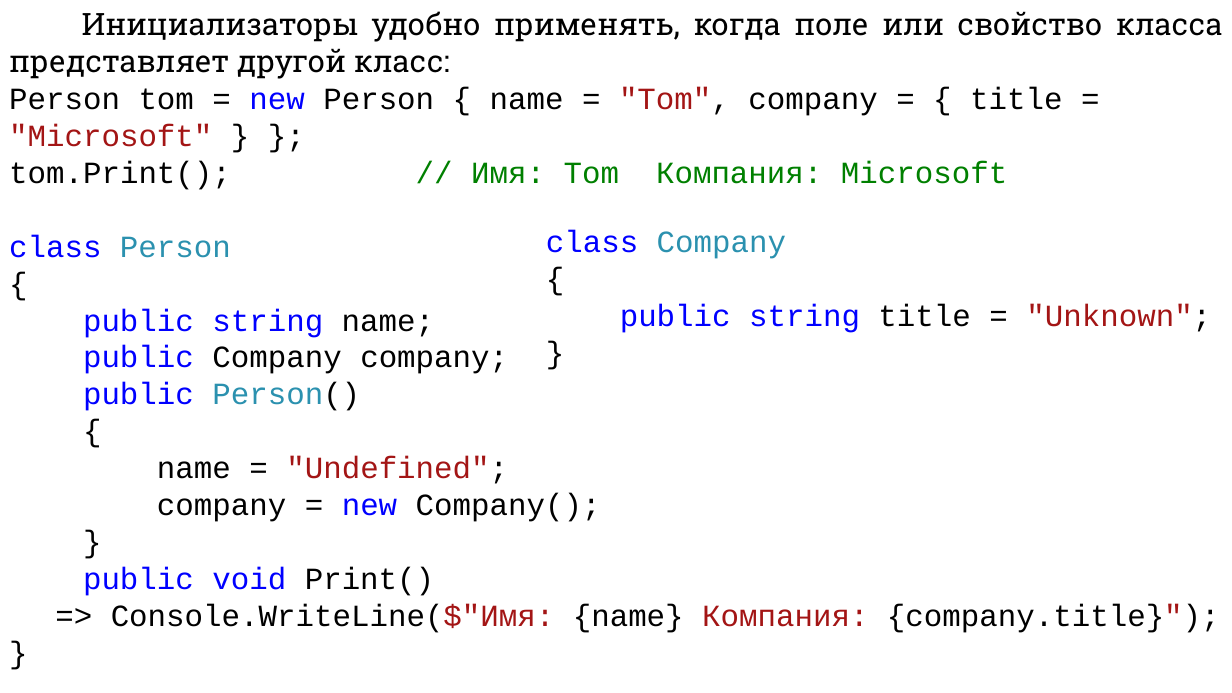
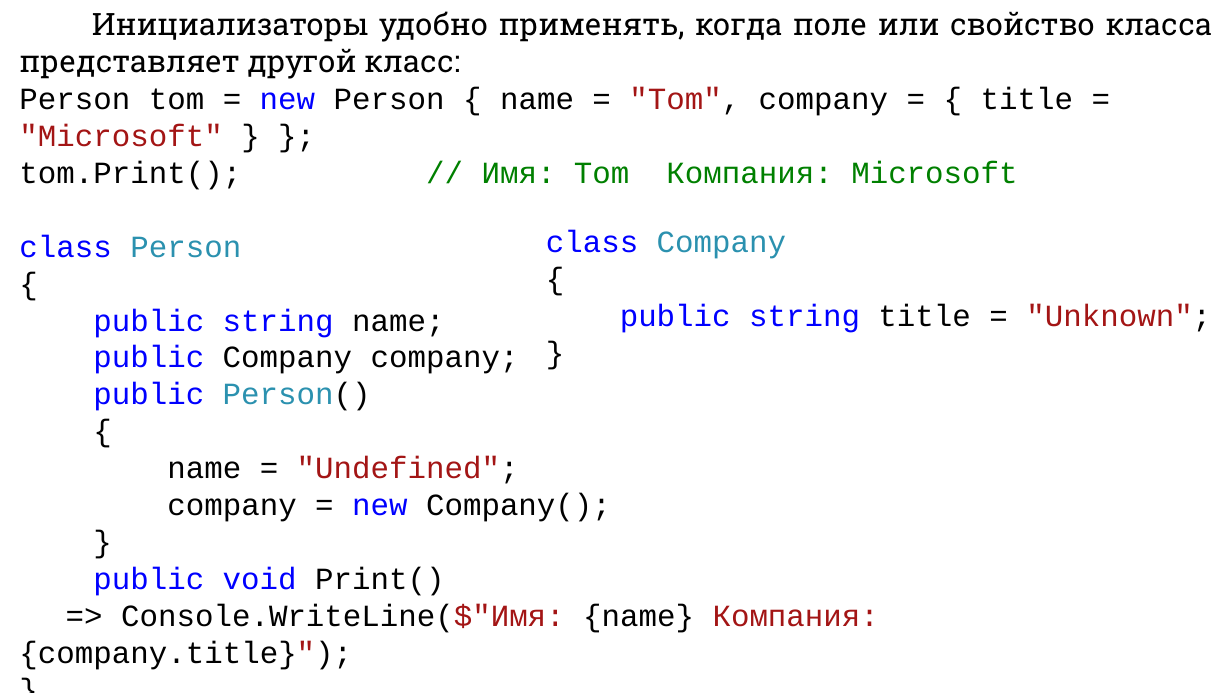
Before and after one commit to DaniilKlyukin/ITiP-1, a slide deck: slide 23 of Лекции/ИТиП лек 6 (практическая 3).pptx (slide 24 before the commit). Drawn at 1232x693 pixels with LibreOffice and Linux fonts; fonts in the diff are those of the drawing. Boxes give left, top, right and bottom in pixels: in the first picture for what was removed or moved away, otherwise in the second. Text is boxed around its words. In the diff, an @@ line names an element or a change of style, - is before the commit and + after.

```diff
--- a/Лекции/ИТиП лек 6 (практическая 3).pptx
+++ b/Лекции/ИТиП лек 6 (практическая 3).pptx
@@ text "Инициализаторы удобно применять, когда поле ..." rewrapped from [9,11,1223,633] to [19,11,1212,670] @@
```
Also in this commit, not shown: 20 other slides changed, 1 slide removed, 1 other file.
